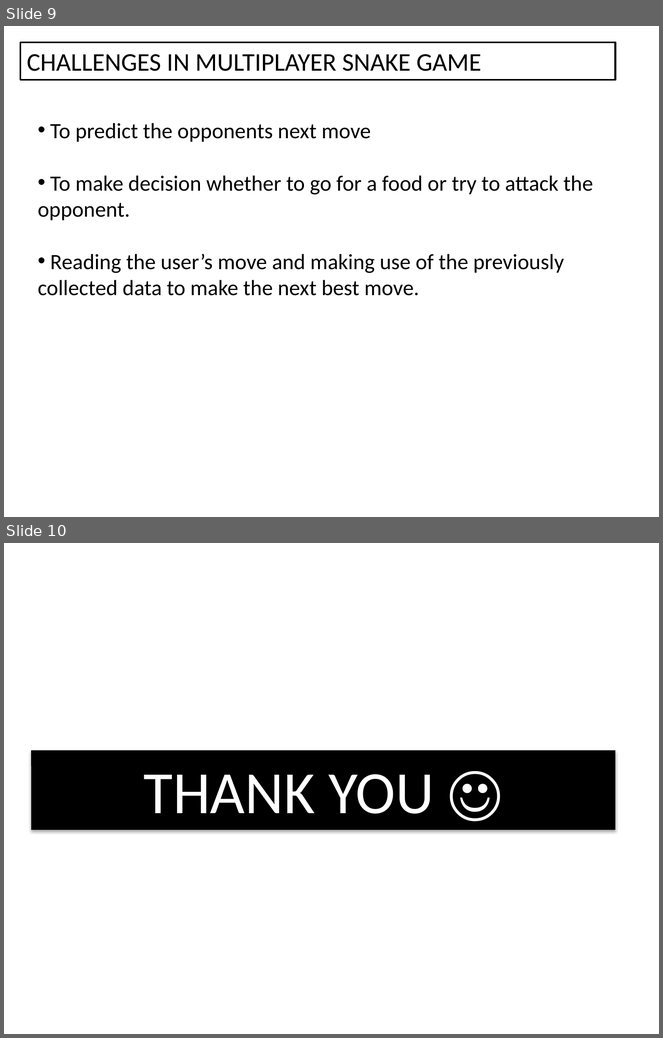
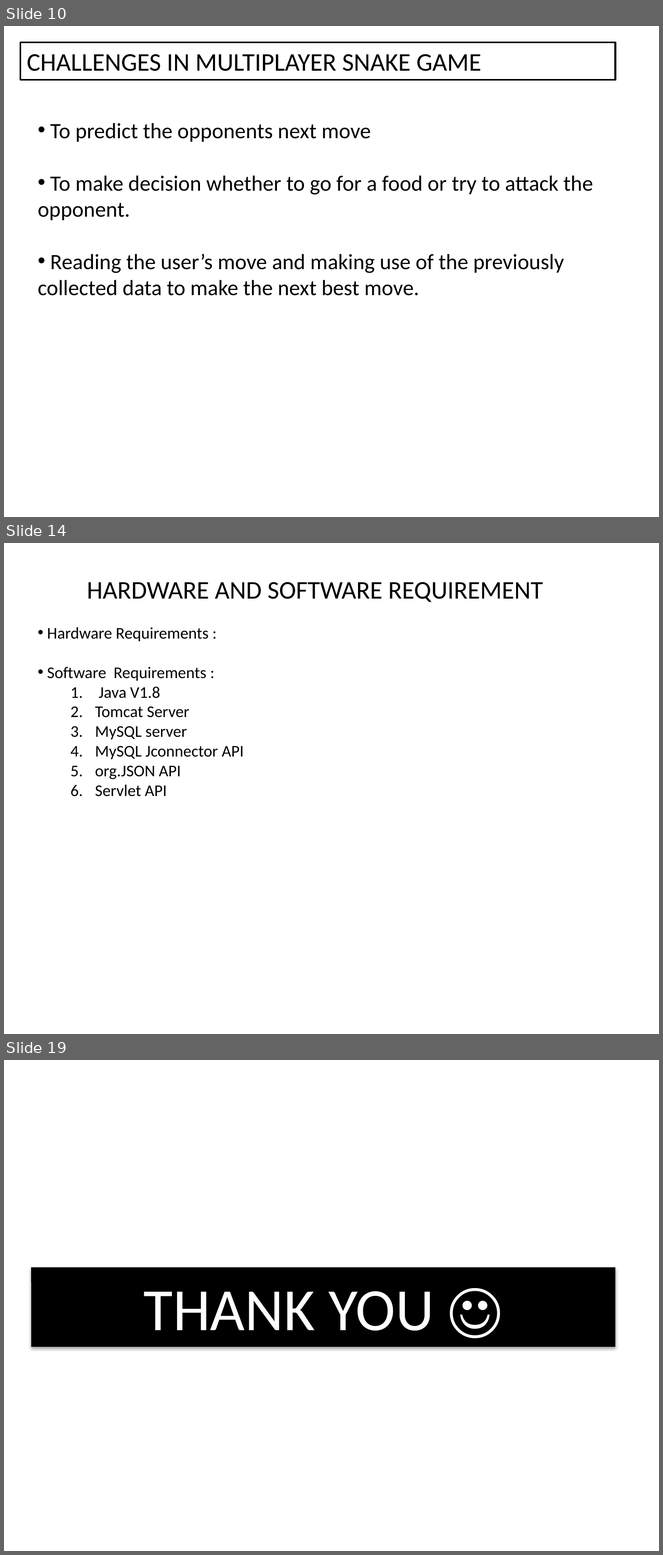
Before and after one commit to Greeny6092/Mini-Project-sem7-, a slide deck: presentation/AI BASED MULTIPLAYER SNAKE GAME(mini project).pptx. Shown one above the other, each under a label of ours: slides 9 and 10 before the commit, slides 10, 14 and 19 after it; the slides between them are not shown. The pictures are 663x1038 and 663x1555 pixels, drawn with LibreOffice and Linux fonts; fonts in the diff are those of the drawing. Boxes give left, top, right and bottom in pixels: in the first picture for what was removed or moved away, otherwise in the second. Text is boxed around its words. In the diff, an @@ line names an element or a change of style, - is before the commit and + after.

```diff
--- a/presentation/AI BASED MULTIPLAYER SNAKE GAME(mini project).pptx
+++ b/presentation/AI BASED MULTIPLAYER SNAKE GAME(mini project).pptx
@@ slide 14 added at (x1=4, y1=543, x2=659, y2=1034), background #FFFFFF @@
@@ text added at (x1=87, y1=582, x2=543, y2=602), 28 pt, text #000000 @@
+HARDWARE AND SOFTWARE REQUIREMENT
@@ text added at (x1=47, y1=627, x2=244, y2=797), 18 pt, text #000000 @@
+• Hardware Requirements :
+• Software Requirements :
+  1. Java V1.8
+  2. Tomcat Server
+  3. MySQL server
+  4. MySQL Jconnector API
+  5. org.JSON API
+  6. Servlet API
@@ what was slide 9 is now slide 10 @@
@@ what was slide 10 is now slide 19 @@
```
Also in this commit, not shown: 8 other slides added, 4 other files.
